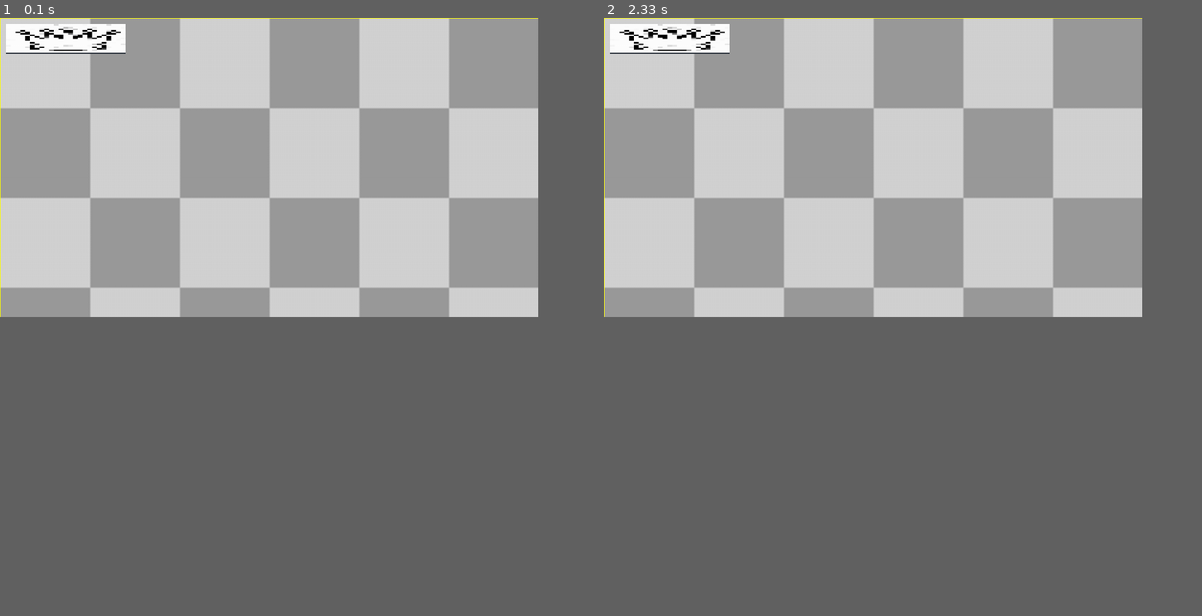
Above: before the commit, frames 1-2 (left to right).
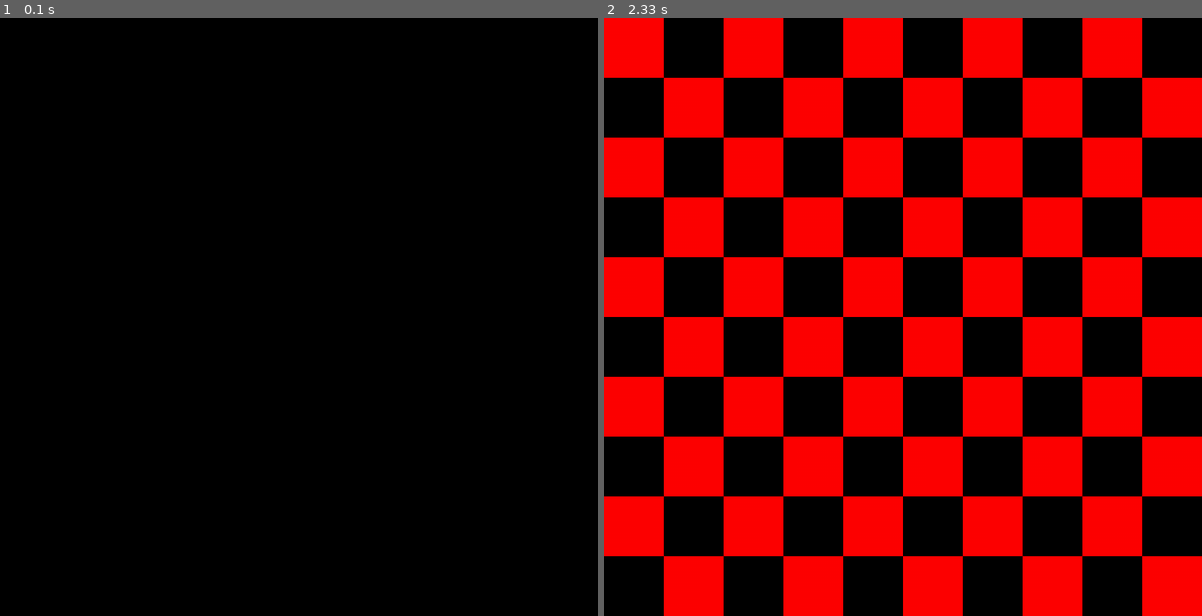
Above: after the commit, the same moments.

Repository: jkungfupanda/ChessBacktracking
Game: pygame game, started from main.py
The game is run twice, just before and just after one commit, with the same random seed, the same clock (stepped at 60 frames per second) and the same inputs.
Inputs (mouse positions are in pixels of both pictures, inside the frame that each line leads up to):
- Up to frame 1 (0.1 s): type "10 (at the terminal prompt)" at 0 s
- Up to frame 2 (2.33 s): click (1124, 526) at 1.88 s
In our replay, the window is 810x450 before the commit and 900x900 after it. These sizes can differ from the game's own. Grey fills any space a smaller window leaves; there, only what the larger window draws over its background counts as a difference.

The runs differ from the first frame. In frame 1, 45% of the frame differs, in the area x 0-90%, y 0-50%; in frame 2, 72%, in the area x 0-100%, y 0-100%.

Commit message:
now draws a board using pygame

Diff:
--- /dev/null
+++ b/chessBoard.py
@@ -0,0 +1,20 @@
+import pygame
+from constants import *
+
+class ChessBoard:
+
+    def __init__(self):
+        self.board=[]
+        self.selected_piece = None
+        rect = (113, 113, 525, 525)
+        startX = rect[0]
+        startY = rect[1]
+
+    def draw_squares(self, win, size):
+        rows = size
+        cols = size
+
+        win.fill(BLACK)
+        for row in range(rows):
+            for col in range(row % 2, cols, 2):
+                pygame.draw.rect(win, RED, (row*SQUARE_SIZE, col *SQUARE_SIZE, SQUARE_SIZE, SQUARE_SIZE))
--- /dev/null
+++ b/constants.py
@@ -0,0 +1,7 @@
+WHITE = (255, 255, 255)
+BLACK = (0, 0, 0)
+RED = (255, 0, 0)
+YELLOW = (255, 255, 0)
+FPS = 60
+WIDTH,HEIGHT=1000,1000
+SQUARE_SIZE = 100
--- a/main.py
+++ b/main.py
@@ -2,41 +2,41 @@
 from board import Board
 import pygame
 import os
-# import time
-
-WIDTH,HEIGHT=900,500
-WIN=pygame.display.set_mode((WIDTH,HEIGHT))
-pygame.display.set_caption("N QUEENS PROBLEM")
-w_queen = pygame.image.load(os.path.join("white_queen.png"))
-w_queen= pygame.transform.scale(w_queen,(25,20))
-chess_board = pygame.image.load(os.path.join("chess_board.png"))
-w_queen= pygame.transform.scale(w_queen,(200,50))
+from constants import *
+from chessBoard import ChessBoard
+import time
 
 
 
-WHITE = (255, 255, 255)
-BLACK = (0, 0, 0)
-RED = (255, 0, 0)
-YELLOW = (255, 255, 0)
-FPS = 60
+
+WIN=pygame.display.set_mode((WIDTH,HEIGHT))
+pygame.display.set_caption("N QUEENS PROBLEM")
 
 
-class chessBoard:
-    rect = (113, 113, 525, 525)
-    startX = rect[0]
-    startY = rect[1]
+# chess_board = pygame.image.load(os.path.join("chess_board.png"))
+# chess_board = pygame.transform.scale(chess_board,(700,350))
+
+
+w_queen = pygame.image.load(os.path.join("white_queen.png"))
+w_queen= pygame.transform.scale(w_queen,(25,20))
 
 
 
 
 
-def draw_window():
-    WIN.fill(YELLOW)
 
-    WIN.blit(chess_board,(1,1))
-    WIN.blit(w_queen,(10,10))
 
-    pygame.display.update()
+# def create_board(size):
+#    field = [[0 for _ in range(size)]for _ in range(size)]
+
+
+# def draw_window():
+#     WIN.fill(YELLOW)
+
+#     WIN.blit(chess_board,(100,60))
+#     WIN.blit(w_queen,(10,10))
+
+#     pygame.display.update()
 
 
 
@@ -44,13 +44,22 @@
 def main(size):
     clock=pygame.time.Clock()
 
+    board = ChessBoard()
+
     run=True
     while run:
         clock.tick(FPS)
         for event in pygame.event.get():
             if event.type == pygame.QUIT:
                 run=False
-        draw_window()
+
+
+            if event.type == pygame.MOUSEBUTTONDOWN:
+                pass
+
+        board.draw_squares(WIN, size)
+        pygame.display.update()
+        #draw_window()
 
 
     pygame.quit()
@@ -73,4 +82,6 @@
 
 if __name__ == "__main__":
     size = int(input("Enter the size of the board: "))
+
+    time.sleep(2)
     main(size)
Binary file changed: white_queen.png
